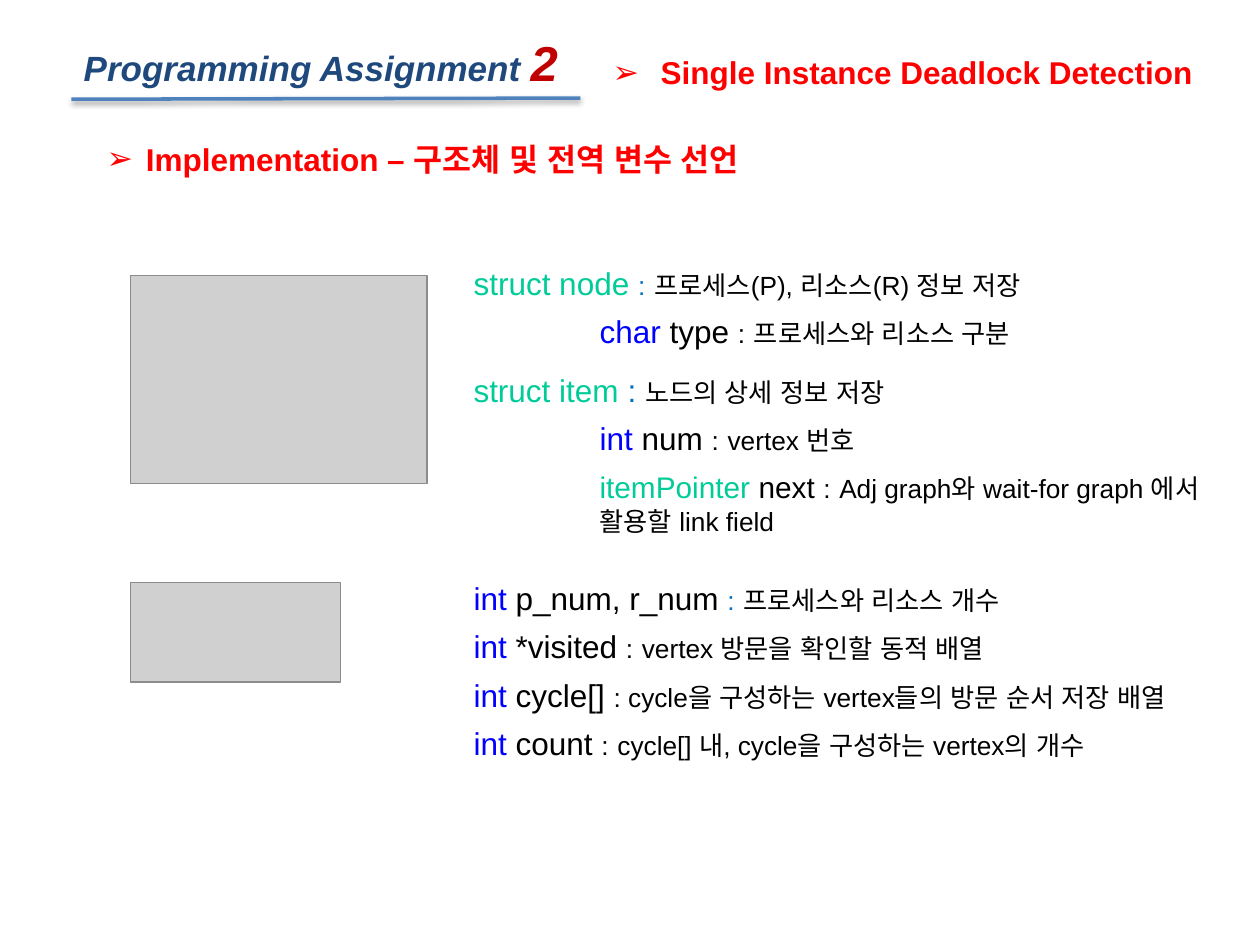
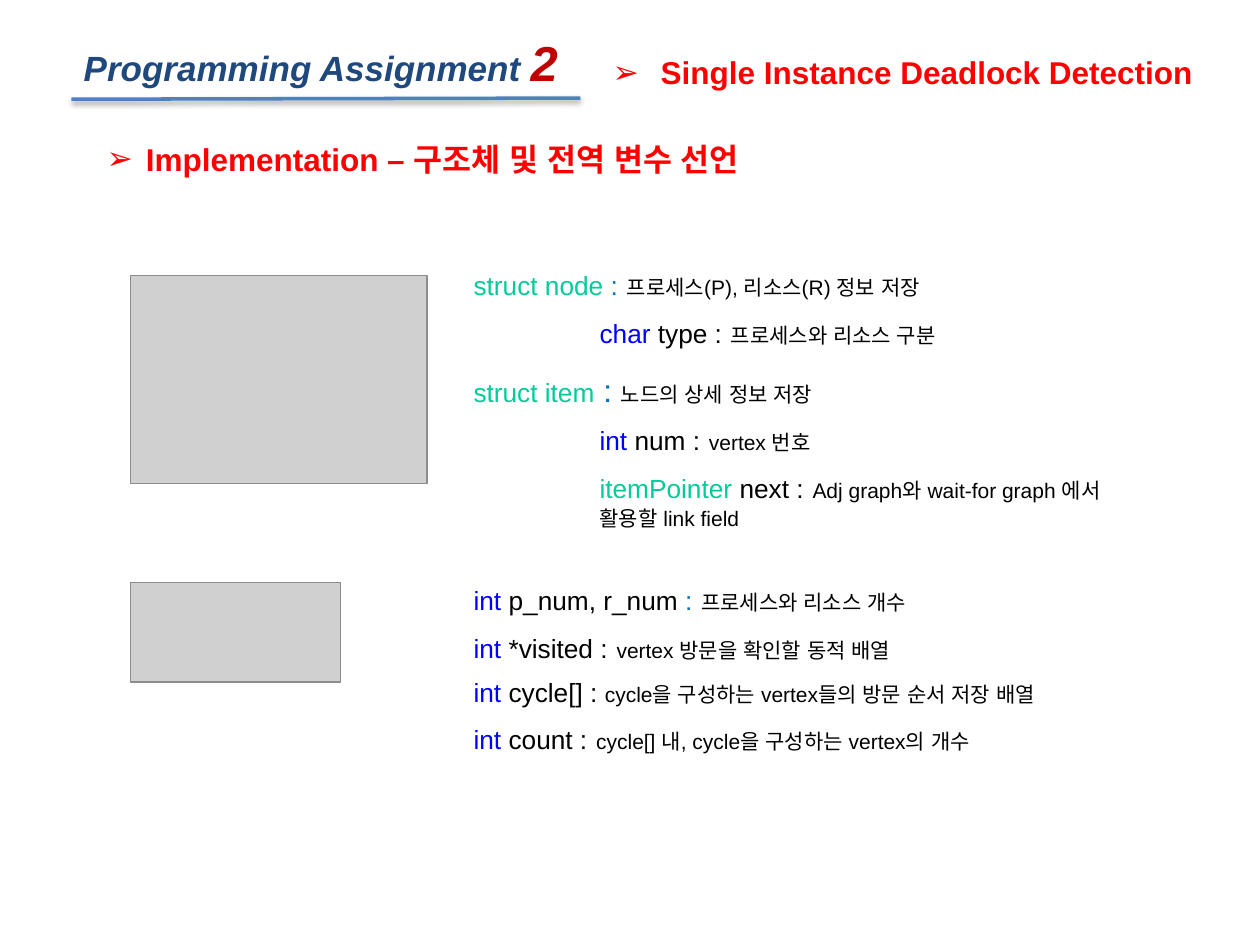
Before and after one commit to B-JayU/2019_1-OperatingSystem_Bae, a slide deck: slide 4 of 운영체제 팀프로젝트 2번 문제/OS_과제_팀번호_이름1_이름2 (3).pptx. Drawn at 1260x945 pixels with LibreOffice and Linux fonts; fonts in the diff are those of the drawing; grey boxes stand for pictures. Boxes give left, top, right and bottom in pixels: in the first picture for what was removed or moved away, otherwise in the second. Text is boxed around its words. In the diff, an @@ line names an element or a change of style, - is before the commit and + after.

```diff
--- a/운영체제 팀프로젝트 2번 문제/OS_과제_팀번호_이름1_이름2 (3).pptx
+++ b/운영체제 팀프로젝트 2번 문제/OS_과제_팀번호_이름1_이름2 (3).pptx
@@ text "struct node : 프로세스(P), 리소스(R) ..." at (474,276,936,349): size 18 to 15 pt in "struct node", "char type"; size 15 to 12 pt in "프로세스(P), 리소스(R) 정보 저장", "프로세스와 리소스 구분" @@
@@ text "struct item : 노드의 상세 ..." at (474,383,1101,528): size 18 to 15 pt in "struct item", "int num"; size 15 to 12 pt in "노드의 상세 정보 저장", "vertex 번호", "Adj graph와 wait-for graph 에서 활용할 link ..."; size 17 to 15 pt in "itemPointer next" @@
@@ text "int p_num, r_num : 프로세스와 ..." at (474,591,1035,753): size 18 to 15 pt in "int p_num, r_num", "int *visited", "int cycle[]", "int count"; size 15 to 12 pt in "프로세스와 리소스 개수", "vertex 방문을 확인할 동적 배열", "cycle을 구성하는 vertex들의 방문 순서 저장 배열", "cycle[] 내, cycle을 구성하는 vertex의 개수" @@
```
Also in this commit, not shown: 1 other slide changed.
